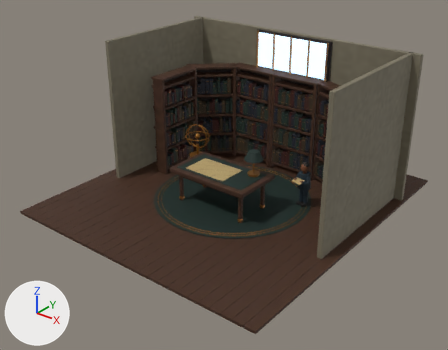
Before and after pictures for a commit that changed the glTF model apps/web/public/history/archive/room.glb.
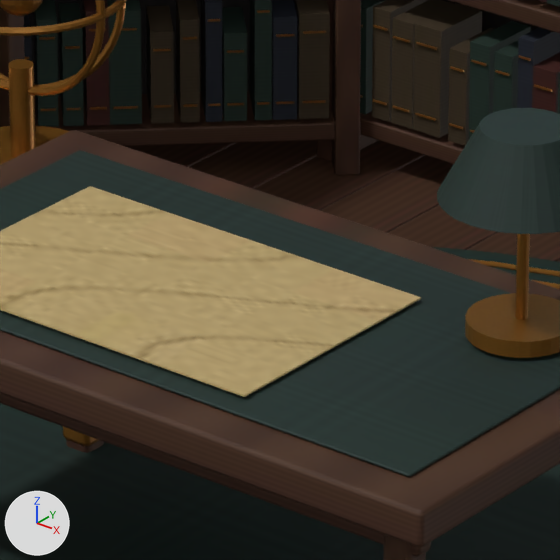
The first picture shows the older version from a 50 mm camera at (12.54, -15.78, 10.85) aimed at (0.07, -0.19, 1.18). The close-ups show the older and then the newer version on the part from 44% to 58% of the width and 39% to 57% of the height of that picture. Only the edits that show in the close-ups are written down. Lighting does not change. The marker at lower left points along +X, +Y and +Z. Where no turn or scale is listed for an object, it has been applied to the vertices. Vertices at exactly the same position are counted once.

The first close-up shows 'Archive rug', 'Armillary celestial ring', 'Blank contour study', 'Cabinet backing', 'Cloth-bound volume', 'Cloth-bound volume.001', 'Cloth-bound volume.002', 'Cloth-bound volume.004', 'Oak floorboard', 'Rug border'.
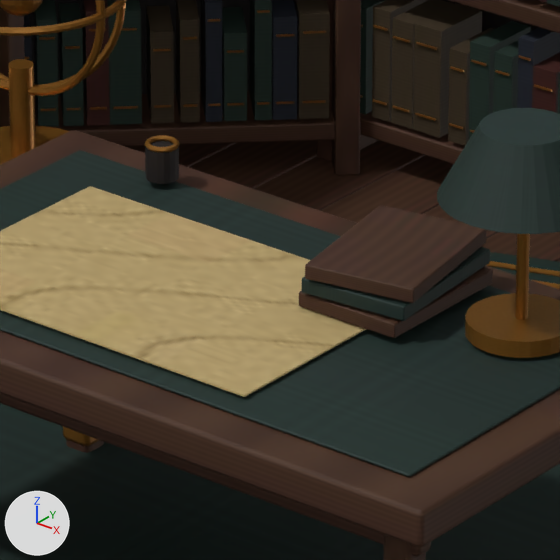
Location of each change, [x1, y1, x2, y2] in pixels of the close-ups (560 x 560 px):
part 1 of me_cylinder, added
    after: [301, 247, 490, 321]
part 2 of me_cube_027, added
    after: [145, 141, 179, 184]
part 3 of me_cube_001, added (brown)
    after: [299, 267, 493, 338]
part 4 of me_cube_001, added (brown)
    after: [305, 205, 486, 303]
part 5 of me_torus, added
    after: [145, 135, 179, 152]

Diff of the bpy script that builds the scene:
```diff
--- a/apps/web/public/history/archive/room.glb.py
+++ b/apps/web/public/history/archive/room.glb.py
@@ me_cylinder @@
 # used by ob_archive_rug; location = (0.0, 0.4, 0.018)
-me_cylinder.from_pydata(...)  # 302 vertices, 592 faces; spans x -2.9..2.9, y -2.9..2.9, z -0.01..2.23
+me_cylinder.from_pydata(...)  # 358 vertices, 700 faces; spans x -2.9..2.9, y -2.9..2.9, z -0.01..2.23
+# me_cylinder part 1: a new loose piece of 56 vertices spanning x 0.23..0.77, y -0.59..0.09, z 1.43..1.5, in mat_bottle_green_linen (picture img_bottle_green_linen_surface)
 me_cylinder.materials.append(mat_bottle_green_linen)
@@ me_cube_027 @@
 # used by ob_cabinet_backing; location = (-3.8, 1.3, 1.9)
-me_cube_027.from_pydata(...)  # 392 vertices, 756 faces; spans x -0.16..8.0, y -0.93..2.85, z -1.9..3.48
+me_cube_027.from_pydata(...)  # 424 vertices, 816 faces; spans x -0.16..8.0, y -0.93..2.85, z -1.9..3.48
+# me_cube_027 part 2: a new loose piece, a 16-sided cylinder along z spanning x 2.78..2.92, y -0.92..-0.78, z -0.52..-0.38, in mat_recessed_walnut (picture img_recessed_walnut_surface)
 me_cube_027.materials.append(mat_recessed_walnut)
@@ me_cube_001 @@
 # used by ob_oak_floorboard; location = (-5.1, 0.6, -0.05)
-me_cube_001.from_pydata(...)  # 4600 vertices, 8872 faces; spans x -0.19..10.19, y -5.75..5.75, z -0.05..3.98
+me_cube_001.from_pydata(...)  # 5160 vertices, 9952 faces; spans x -0.19..10.19, y -5.75..5.75, z -0.05..4.16
+# me_cube_001 part 3: the loose piece of 56 vertices spanning x 3.45..6.75, y -1.8..0.1, z 1.22..1.38 is copied, and the copy is scaled about its middle by (0.144, 0.342, 0.423), then moved by (0.5, 0.4, 0.16); it spans x 5.36..5.84, y -0.77..-0.13, z 1.43..1.49
+# me_cube_001 part 4: the loose piece of 56 vertices spanning x 3.45..6.75, y -1.8..0.1, z 1.22..1.38 is copied, and the copy is multiplied about its middle by the matrix ((0.142, -0.061, 0.0), (0.026, 0.337, 0.0), (0.0, 0.0, 0.423)), then moved by (0.5, 0.4, 0.31); it spans x 5.31..5.89, y -0.81..-0.09, z 1.58..1.64
+# other edits to the shape of me_cube_001 do not show in these pictures
 me_cube_001.materials.append(mat_oiled_walnut)
@@ me_torus @@
 # used by ob_rug_border; location = (0.0, 0.4, 0.034)
-me_torus.from_pydata(...)  # 5944 vertices, 9588 faces; spans x -3.53..3.67, y -2.78..3.59, z -0.01..5.34
+me_torus.from_pydata(...)  # 7000 vertices, 11652 faces; spans x -4.32..3.67, y -2.78..3.59, z -0.01..5.34
+# me_torus part 5: a new loose piece, a torus around z (ring radius 0.06, tube radius 0.012) spanning x -1.022..-0.878, y -0.022..0.122, z 1.484..1.508, in mat_aged_brass (picture img_aged_brass_surface)
+# other edits to the shape of me_torus do not show in these pictures
 me_torus.materials.append(mat_aged_brass)
```
